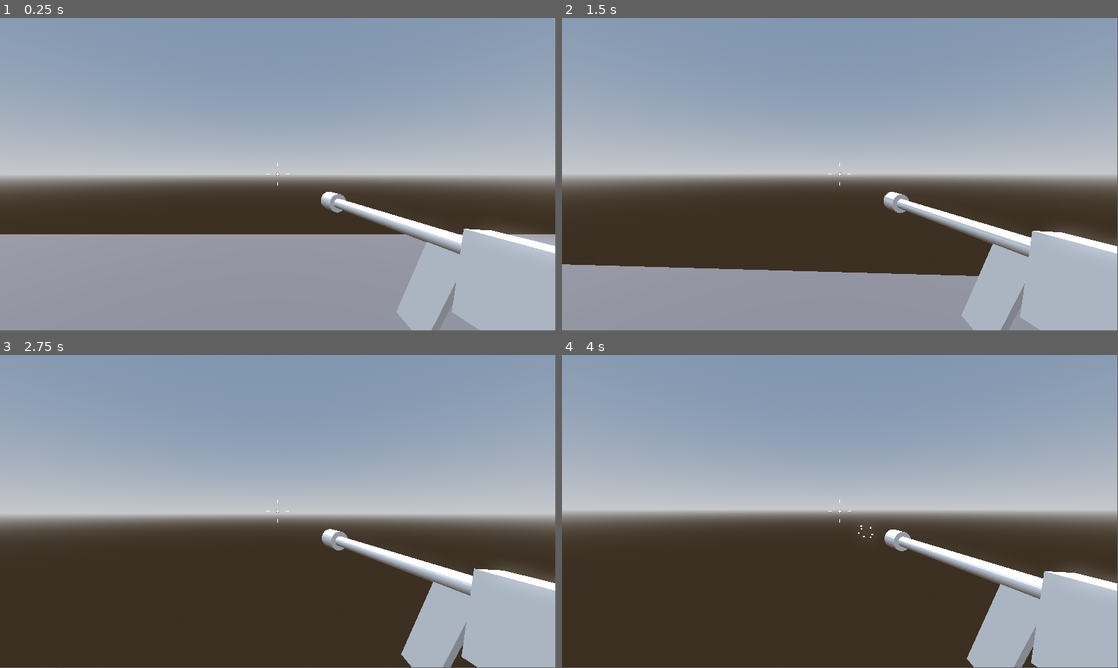
Above: before the commit, frames 1-4 (two rows, left to right).
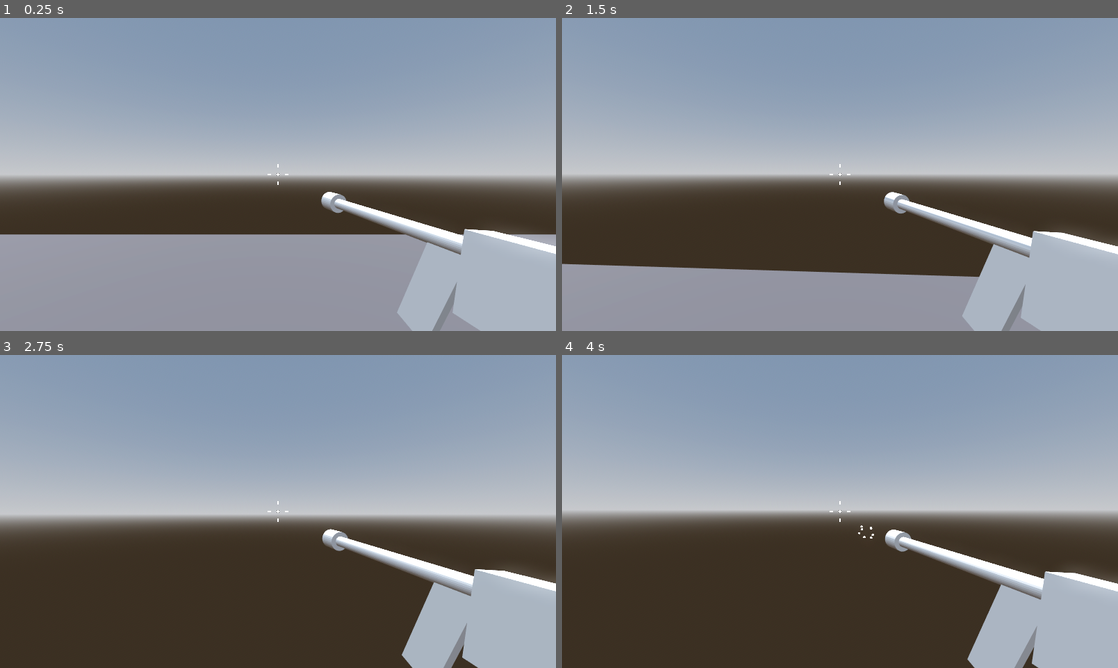
Above: after the commit, the same moments.

Repository: DrOtter3000/janitory_defender
Game: Godot game, scene res://Levels/sandbox.tscn
Same seed, same stepped clock (60 frames per second), same inputs: the game is played once before the commit and once after it.
Inputs (mouse positions are in pixels of both pictures, inside the frame that each line leads up to):
- Up to frame 1 (0.25 s): no input
- Up to frame 2 (1.5 s): move the mouse to (867, 171) at 0.52 s; press the mouse at (867, 171) at 0.53 s; hold W (forward) from 0.53 s (still down); tap Space (jump) at 0.77 s; move the mouse to (812, 174) at 1.27 s; release the mouse at (812, 174) at 1.28 s; click (812, 174) at 1.35 s
- Up to frame 3 (2.75 s): keep holding W (forward); tap Space (jump) at 1.52 s; move the mouse to (289, 505) at 2.02 s; press the mouse at (289, 505) at 2.03 s
- Up to frame 4 (4 s): keep holding W (forward); move the mouse to (834, 514) at 2.77 s; release the mouse at (834, 514) at 2.78 s; click (834, 514) at 2.85 s; tap Space (jump) at 3.02, 3.77 s; tap Enter at 3.5 s; move the mouse to (878, 514) at 3.52 s; press the mouse at (878, 514) at 3.53 s
In our replay, the window is 799x449 before the commit and 800x450 after it. These sizes can differ from the game's own. Grey fills any space a smaller window leaves; there, only what the larger window draws over its background counts as a difference.

The runs differ from the first frame. In frame 1, 0.6% of the frame differs, in the area x 0-100%, y 0-100%; in frame 2, 0.6%; in frame 3, 0.5%; in frame 4, 0.5%.

Commit message:
update project settings

Diff:
--- a/Menus/main_menu.tscn
+++ b/Menus/main_menu.tscn
@@ -29,6 +29,8 @@
 [node name="Lbl_Title" type="Label" parent="CenterContainer/TitleContainer"]
 layout_mode = 2
 theme = ExtResource("2_3xjuh")
+theme_override_colors/font_outline_color = Color(0, 0, 0, 1)
+theme_override_constants/outline_size = 10
 theme_override_font_sizes/font_size = 100
 text = "Janitor Defender"
 horizontal_alignment = 1
--- a/project.godot
+++ b/project.godot
@@ -14,6 +14,12 @@
 run/main_scene="res://Levels/sandbox.tscn"
 config/features=PackedStringArray("4.2", "Forward Plus")
 config/icon="res://icon.svg"
+
+[display]
+
+window/size/viewport_width=1280
+window/size/viewport_height=720
+window/stretch/mode="viewport"
 
 [input]
 
@@ -57,3 +63,9 @@
 "events": [Object(InputEventMouseButton,"resource_local_to_scene":false,"resource_name":"","device":-1,"window_id":0,"a …(256 unchanged characters)…
 ]
 }
+
+[rendering]
+
+anti_aliasing/quality/msaa_2d=3
+anti_aliasing/quality/msaa_3d=3
+anti_aliasing/quality/screen_space_aa=1
